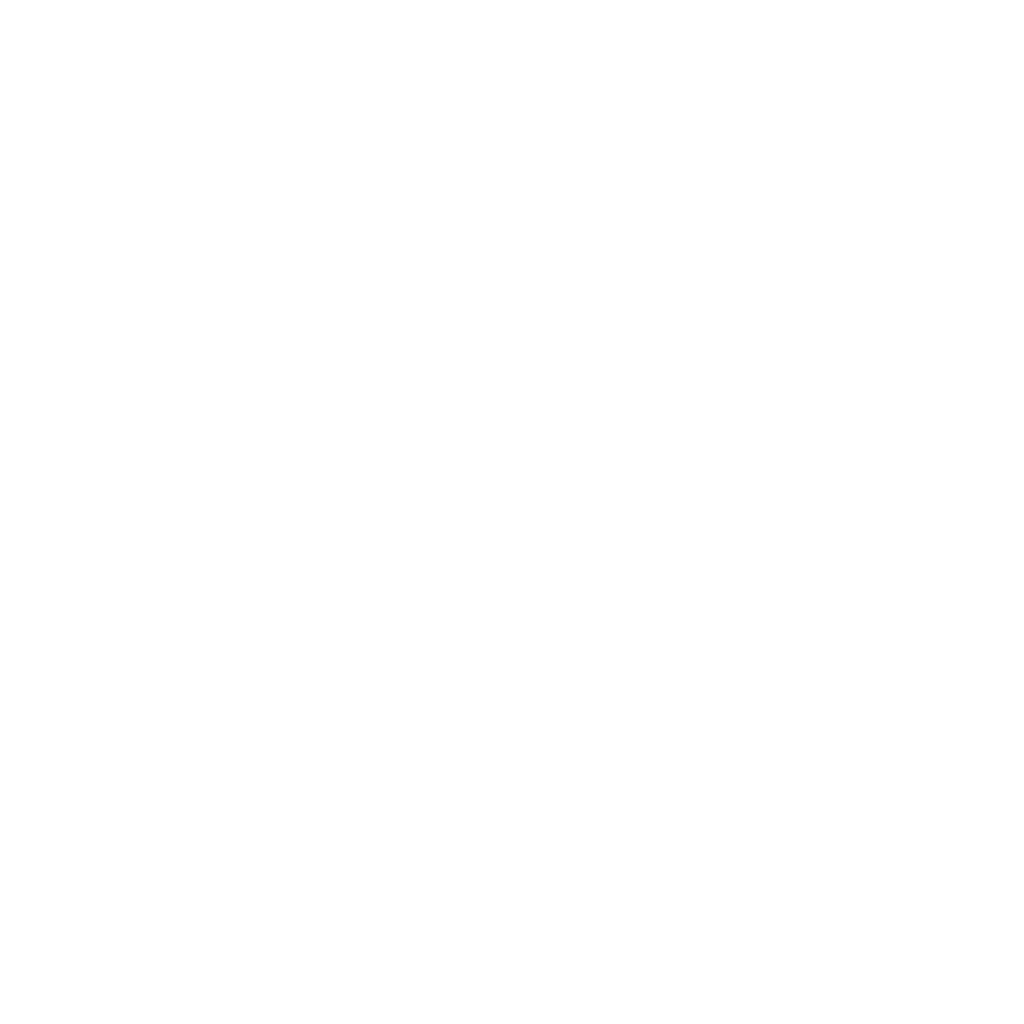
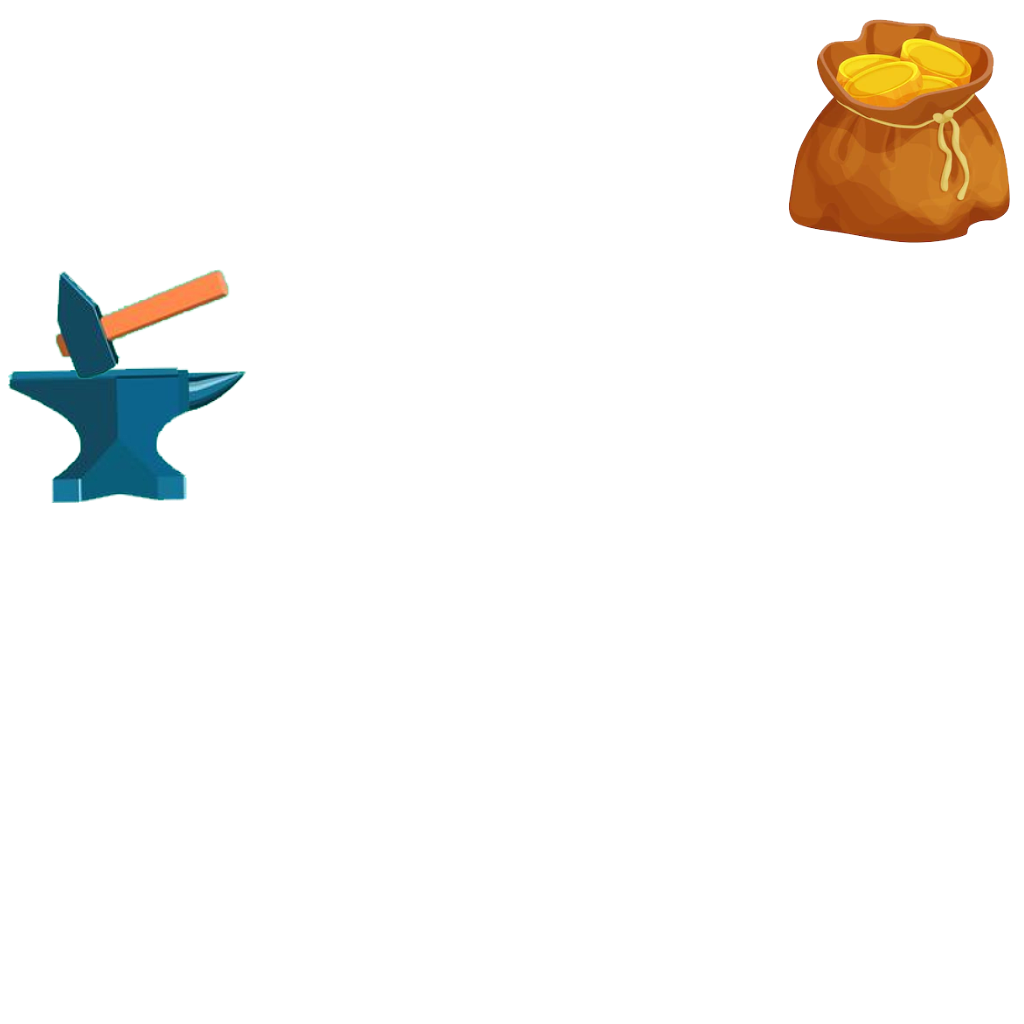
Layered file, before and after one edit (1024 x 1024). Changes by layer:
added layer "Capa 5" above "Capa 2" over (x1=8, y1=269, x2=247, y2=503)
added layer "Capa 2" above "Capa 1" over (x1=788, y1=19, x2=1010, y2=243)
